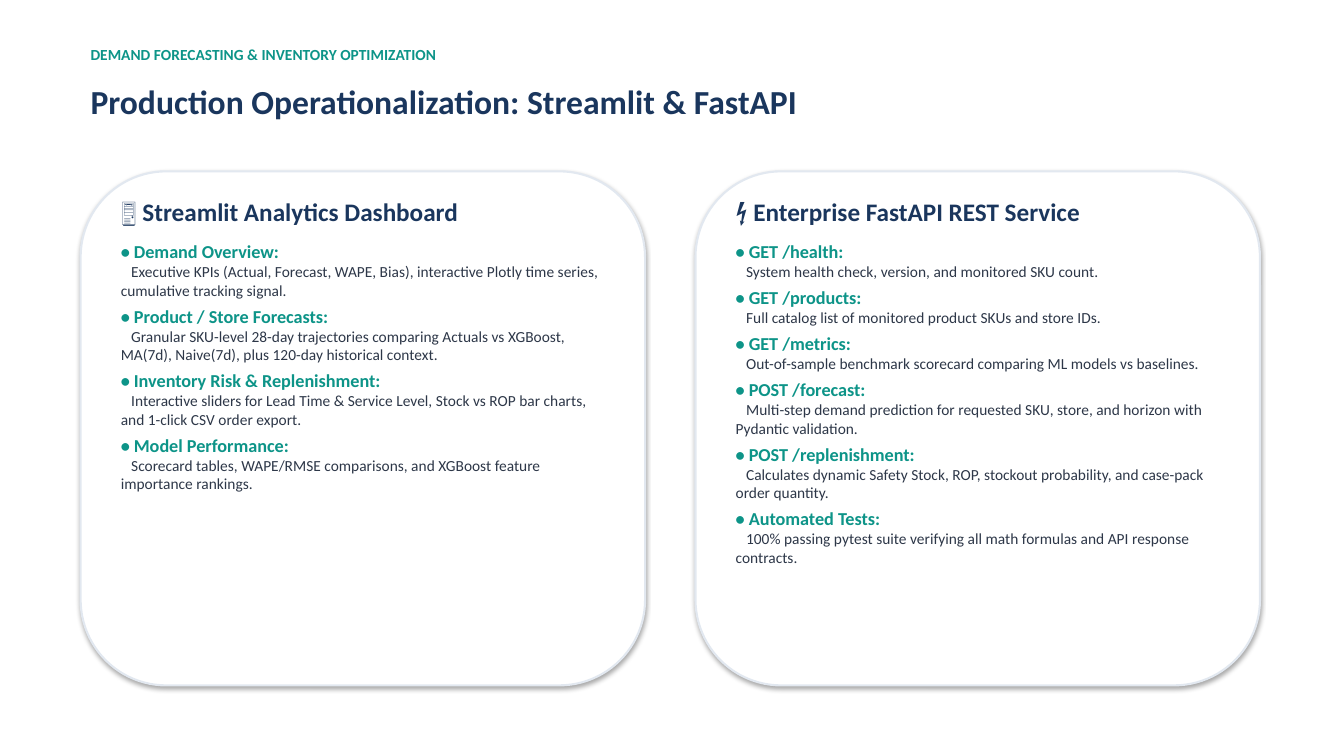
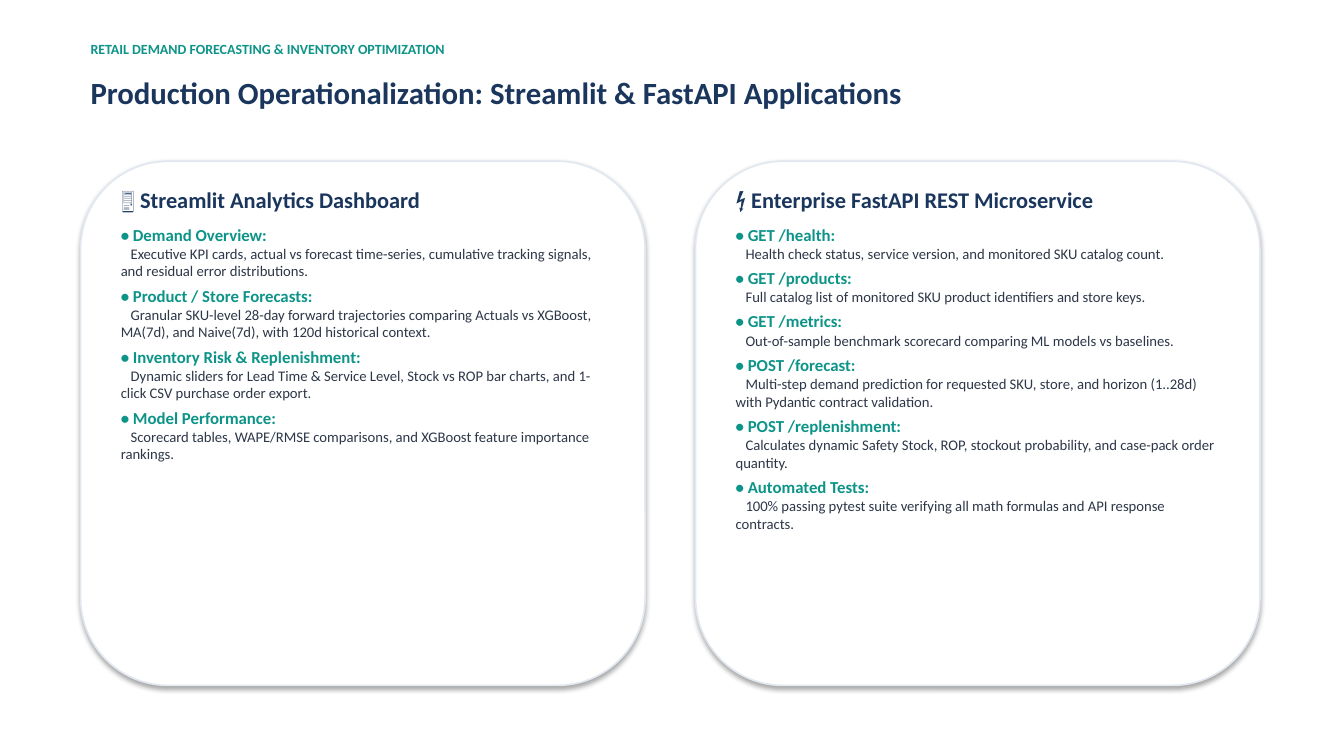
Before and after one commit to Pranav-2910/Demand-Forecasting-Inventory-Optimization-Using-Machine-Learning, a slide deck: slide 12 of Week 4/final_presentation.pptx (slide 10 before the commit). Drawn at 1344x756 pixels with LibreOffice and Linux fonts; fonts in the diff are those of the drawing. Boxes give left, top, right and bottom in pixels: in the first picture for what was removed or moved away, otherwise in the second. Text is boxed around its words. In the diff, an @@ line names an element or a change of style, - is before the commit and + after.

Commit message:
Add formal 11-page PDF analytical report, enhanced executive 14-slide presentation deck with numerical observations, and updated documentation

```diff
--- a/Week 4/final_presentation.pptx
+++ b/Week 4/final_presentation.pptx
@@ text at bbox=[91, 45, 445, 54]: text changed; size 11 to 10 pt @@
-DEMAND FORECASTING & INVENTORY OPTIMIZATION
+RETAIL DEMAND FORECASTING & INVENTORY OPTIMIZATION
@@ text at bbox=[91, 82, 902, 109]: text changed; size 24 to 22 pt @@
-Production Operationalization: Streamlit & FastAPI
+Production Operationalization: Streamlit & FastAPI Applications
@@ rounded rectangle: place and size @@
-rounded rectangle at bbox=[81, 171, 645, 686]
+rounded rectangle at bbox=[81, 161, 645, 686]
@@ rounded rectangle at bbox=[81, 161, 645, 686]: outline #E2E8F0 1.5 pt to #E2E8F0 1.2 pt @@
@@ rounded rectangle at bbox=[696, 161, 1260, 686]: outline #E2E8F0 1.5 pt to #E2E8F0 1.2 pt @@
@@ rounded rectangle: place and size @@
-rounded rectangle at bbox=[696, 171, 1260, 686]
+rounded rectangle at bbox=[696, 161, 1260, 686]
@@ text "🖥️ Streamlit Analytics Dashboard": place and size @@
-text "🖥️ Streamlit Analytics Dashboard" at bbox=[121, 203, 598, 492]
+text "🖥️ Streamlit Analytics Dashboard" at bbox=[121, 192, 591, 462]
@@ text at bbox=[121, 192, 589, 462]: size 18 to 16 pt in "🖥️ Streamlit Analytics Dashboard"; size 13 to 12 pt in "• Demand Overview:", "• Product / Store Forecasts:", "• Inventory Risk & Replenishment:", "• Model Performance:"; size 11 to 10.5 pt in "Scorecard tables, WAPE/RMSE comparisons, and XGBoost feature ..."; less space between paragraphs @@
@@ text "⚡ Enterprise FastAPI REST Microservice": place and size @@
-text "⚡ Enterprise FastAPI REST Microservice" at bbox=[736, 203, 1203, 563]
+text "⚡ Enterprise FastAPI REST Microservice" at bbox=[736, 192, 1215, 529]
@@ text at bbox=[751, 192, 1093, 212]: text changed; size 18 to 16 pt @@
-⚡ Enterprise FastAPI REST Service
+⚡ Enterprise FastAPI REST Microservice
@@ text at bbox=[736, 229, 1215, 529]: size 13 to 12 pt in "• GET /health:", "• GET /products:", "• GET /metrics:", "• POST /forecast:" and 2 more places; size 11 to 10.5 pt in "Out-of-sample benchmark scorecard comparing ML models vs ...", "Calculates dynamic Safety Stock, ROP, stockout probability, ...", "100% passing pytest suite verifying all math ..." @@
@@ text at bbox=[121, 248, 591, 276]: text changed; size 11 to 10.5 pt @@
-Executive KPIs (Actual, Forecast, WAPE, Bias), interactive Plotly time series, cumulative tracking signal.
+Executive KPI cards, actual vs forecast time-series, cumulative tracking signals, and residual error distributions.
@@ text at bbox=[746, 248, 1165, 262]: text changed; size 11 to 10.5 pt @@
-System health check, version, and monitored SKU count.
+Health check status, service version, and monitored SKU catalog count.
@@ text at bbox=[746, 291, 1145, 305]: text changed; size 11 to 10.5 pt @@
-Full catalog list of monitored product SKUs and store IDs.
+Full catalog list of monitored SKU product identifiers and store keys.
@@ text at bbox=[121, 309, 591, 339]: text changed; size 11 to 10.5 pt @@
-Granular SKU-level 28-day trajectories comparing Actuals vs XGBoost, MA(7d), Naive(7d), plus 120-day historical context.
+Granular SKU-level 28-day forward trajectories comparing Actuals vs XGBoost, MA(7d), and Naive(7d), with 120d historical context.
@@ text at bbox=[121, 370, 591, 401]: text changed; size 11 to 10.5 pt @@
-Interactive sliders for Lead Time & Service Level, Stock vs ROP bar charts, and 1-click CSV order export.
+Dynamic sliders for Lead Time & Service Level, Stock vs ROP bar charts, and 1-click CSV purchase order export.
@@ text at bbox=[736, 378, 1197, 410]: text changed; size 11 to 10.5 pt @@
-Multi-step demand prediction for requested SKU, store, and horizon with Pydantic validation.
+Multi-step demand prediction for requested SKU, store, and horizon (1..28d) with Pydantic contract validation.
```
Also in this commit, not shown: 10 other slides changed, 3 slides added, 1 slide removed, 4 other files.
